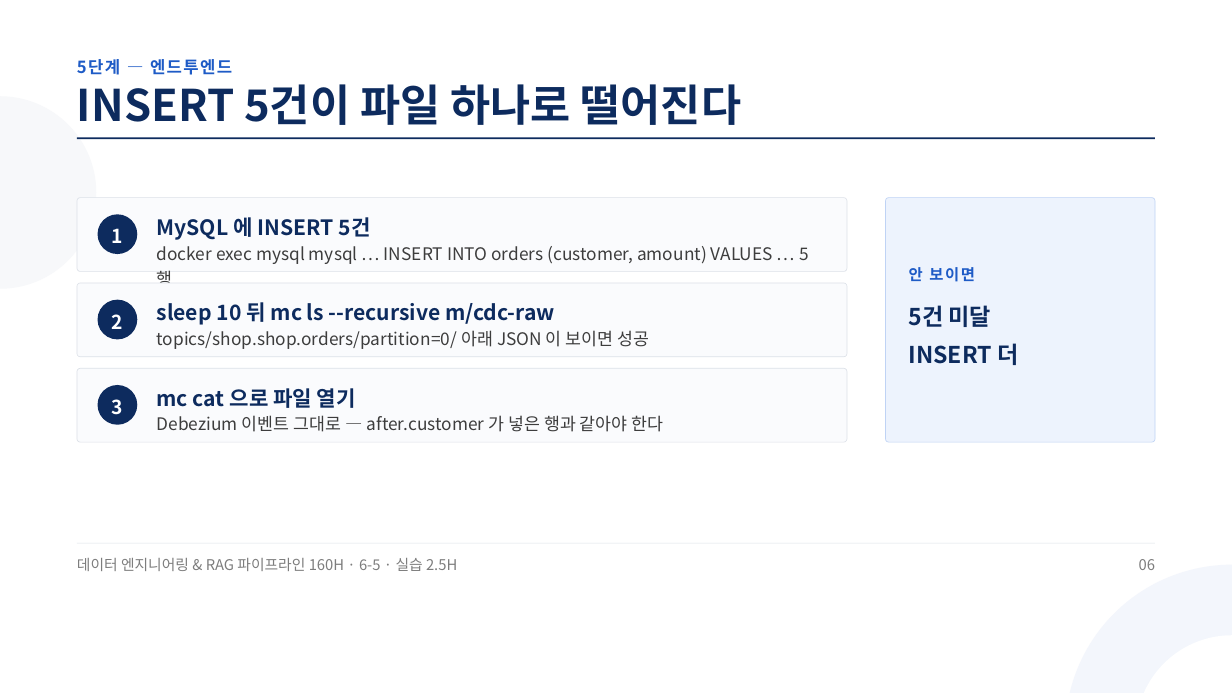
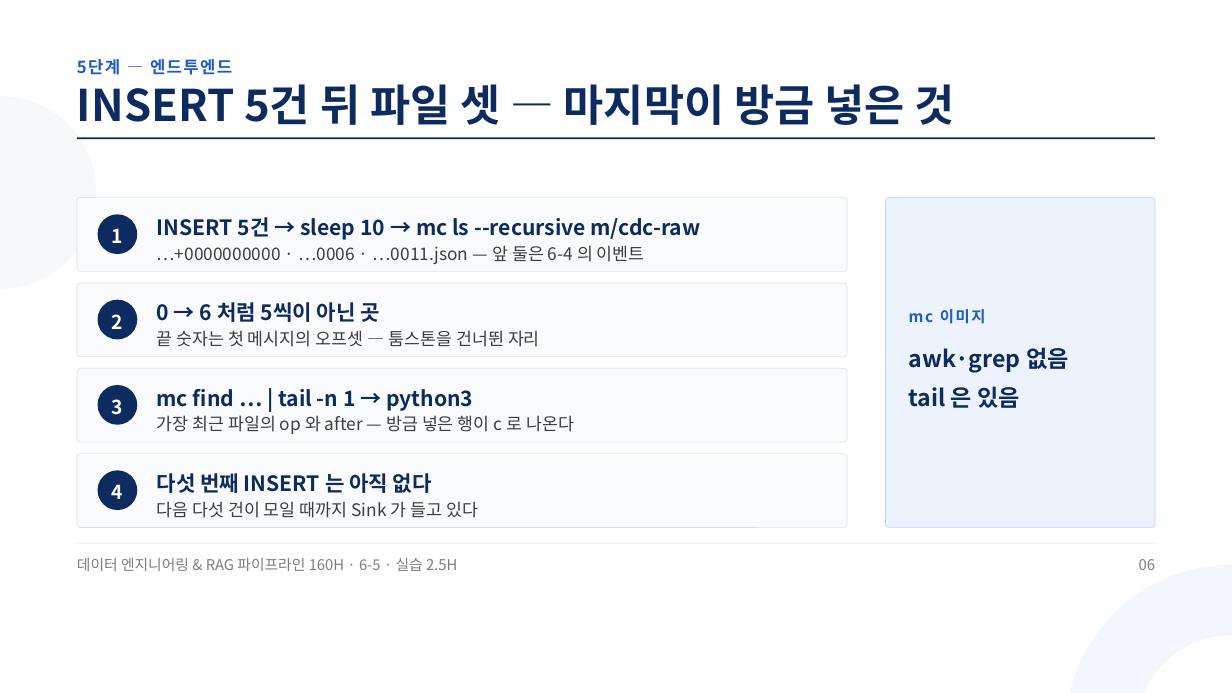
Before and after one commit to aebonlee/materials, a slide deck: slide 6 of data-eng/decks/w6d5s2.pptx. Drawn at 1232x693 pixels with LibreOffice and Linux fonts; fonts in the diff are those of the drawing. Boxes give left, top, right and bottom in pixels: in the first picture for what was removed or moved away, otherwise in the second. Text is boxed around its words. In the diff, an @@ line names an element or a change of style, - is before the commit and + after.

```diff
--- a/data-eng/decks/w6d5s2.pptx
+++ b/data-eng/decks/w6d5s2.pptx
@@ text at <box>77,84,955,125</box>: text changed @@
-INSERT 5건이 파일 하나로 떨어진다
+INSERT 5건 뒤 파일 셋 — 마지막이 방금 넣은 것
@@ rounded rectangle: place and size @@
-rounded rectangle at <box>886,198,1156,442</box>
+rounded rectangle at <box>886,198,1156,527</box>
@@ rounded rectangle at <box>886,198,1156,527</box>: proportions changed @@
@@ text at <box>157,217,701,240</box>: text changed @@
-MySQL 에 INSERT 5건
+INSERT 5건 → sleep 10 → mc ls --recursive m/cdc-raw
@@ text at <box>157,245,645,264</box>: text changed @@
-docker exec mysql mysql … INSERT INTO orders (customer, amount) VALUES … 5행
+…+0000000000 · …0006 · …0011.json — 앞 둘은 6-4 의 이벤트
@@ text removed at <box>909,267,975,282</box> @@
-안 보이면
@@ text at <box>157,302,380,322</box>: text changed @@
-sleep 10 뒤 mc ls --recursive m/cdc-raw
+0 → 6 처럼 5씩이 아닌 곳
@@ text removed at <box>909,305,1018,365</box> @@
-5건 미달
-INSERT 더
@@ text added at <box>909,309,986,324</box>, 18 pt, text #1E5BC6, bold @@
+mc 이미지
@@ text at <box>157,330,540,347</box>: text changed @@
-topics/shop.shop.orders/partition=0/ 아래 JSON 이 보이면 성공
+끝 숫자는 첫 메시지의 오프셋 — 툼스톤을 건너뛴 자리
@@ text added at <box>909,347,1069,408</box>, 27 pt, text #0D2B5E, bold @@
+awk·grep 없음
+tail 은 있음
@@ text at <box>157,389,473,411</box>: text changed @@
-mc cat 으로 파일 열기
+mc find … | tail -n 1 → python3
@@ text at <box>157,415,574,434</box>: text changed @@
-Debezium 이벤트 그대로 — after.customer 가 넣은 행과 같아야 한다
+가장 최근 파일의 op 와 after — 방금 넣은 행이 c 로 나온다
@@ rounded rectangle added at <box>77,453,847,527</box>, fill #FAFBFD, outline #DCE1E8 0.75 pt @@
@@ ellipse added at <box>97,471,137,511</box>, fill #0D2B5E @@
@@ text added at <box>157,473,432,493</box>, 24.8 pt, text #0D2B5E, bold @@
+다섯 번째 INSERT 는 아직 없다
@@ text added at <box>112,484,123,499</box>, 22.5 pt, text #FFFFFF, bold @@
+4
@@ text added at <box>157,501,478,518</box>, 20.2 pt, text #3D3D3D @@
+다음 다섯 건이 모일 때까지 Sink 가 들고 있다
```
Also in this commit, not shown: 7 other slides changed, 33 other files.
